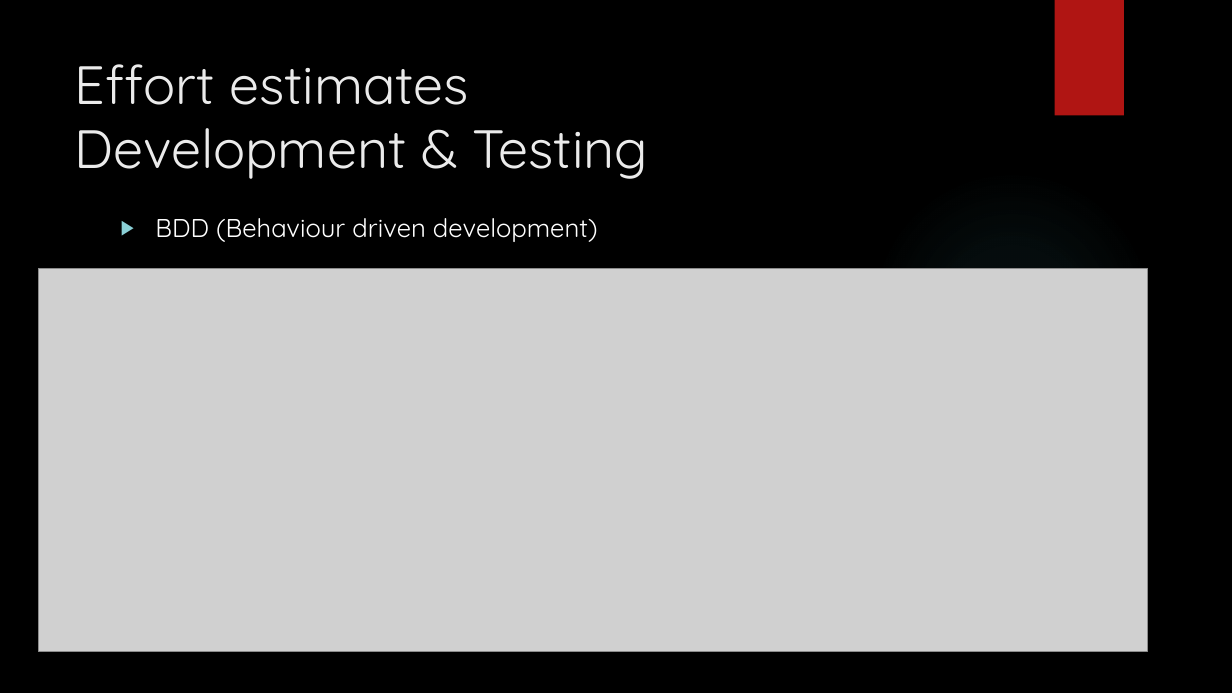
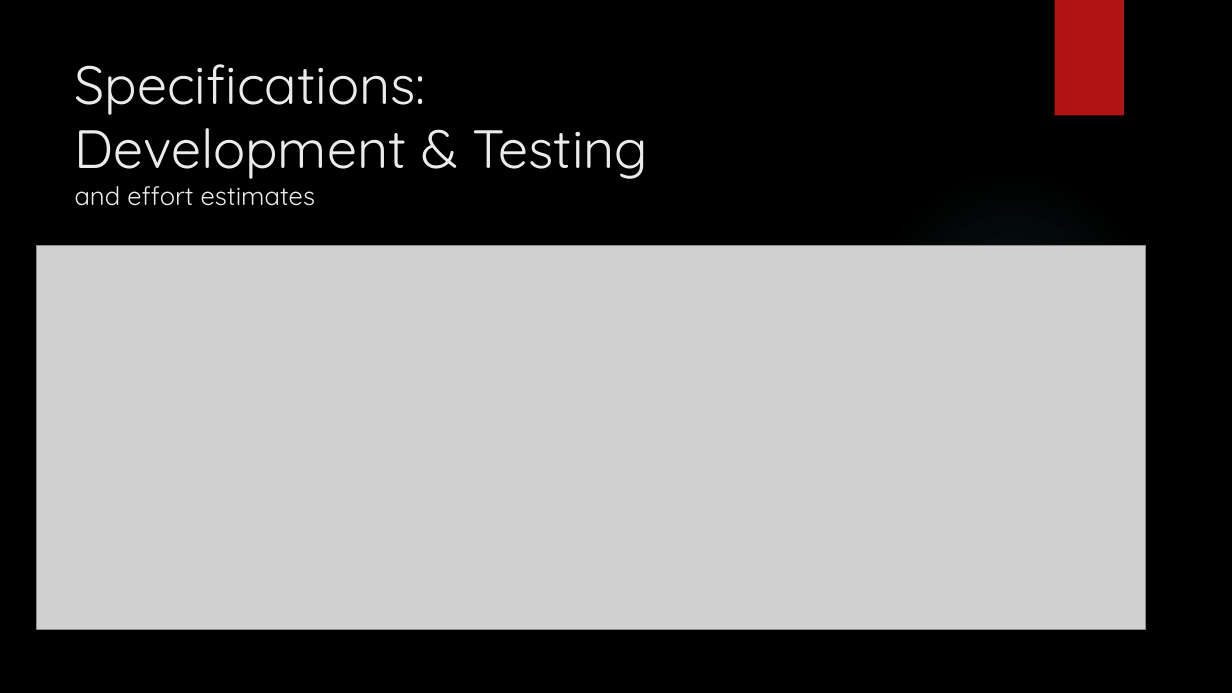
Before and after one commit to mattbulley/Team-Infinite, a slide deck: slide 5 of documentation/Presentation/Presentation_v1.pptx. Drawn at 1232x693 pixels with LibreOffice and Linux fonts; fonts in the diff are those of the drawing; grey boxes stand for pictures; background and template pictures are left out. Boxes give left, top, right and bottom in pixels: in the first picture for what was removed or moved away, otherwise in the second. Text is boxed around its words. In the diff, an @@ line names an element or a change of style, - is before the commit and + after.

```diff
--- a/documentation/Presentation/Presentation_v1.pptx
+++ b/documentation/Presentation/Presentation_v1.pptx
@@ title at [75,64,649,206]: text changed @@
-Effort estimates
-Development & Testing
+Specifications:
+Development & Testing
+and effort estimates
@@ text removed at [155,218,598,242] @@
-▶ BDD (Behaviour driven development)
@@ picture: place and size @@
-picture at [39,268,1148,652]
+picture at [37,246,1146,629]
```
Also in this commit, not shown: 1 other file.
